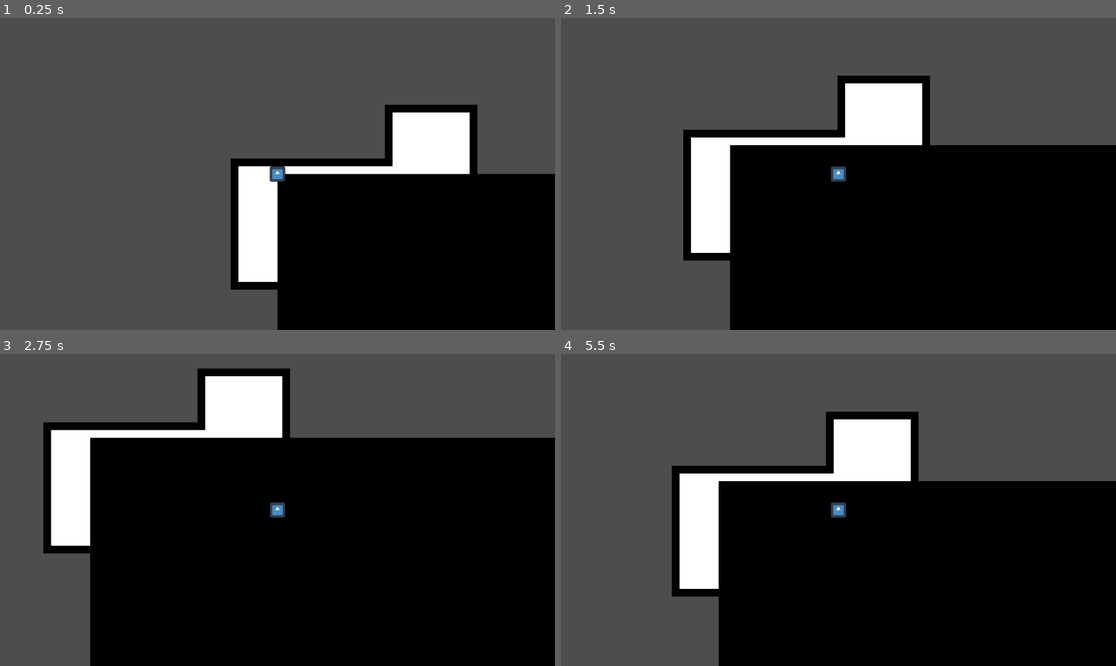
Above: before the commit, frames 1-4 (two rows, left to right).
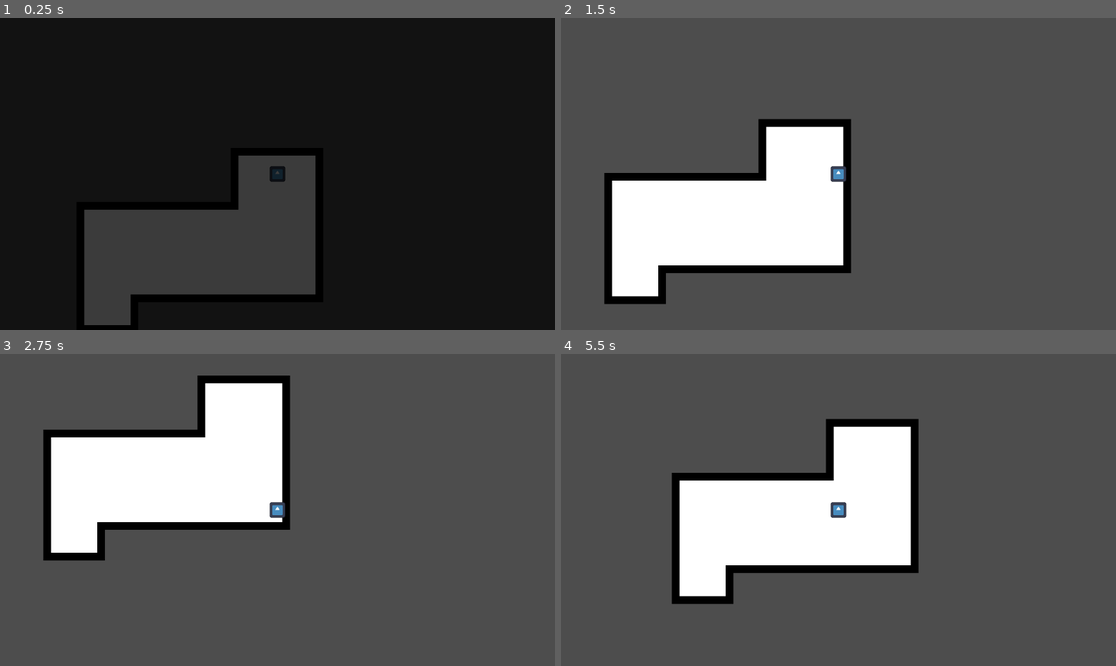
Above: after the commit, the same moments.

Repository: theMimolet/projet-ydays
Game: Godot game, scene res://Scenes/jeu.tscn
Same seed, same stepped clock (60 frames per second), same inputs: the game is played once before the commit and once after it. The engine's default icon, where the game draws it, is replaced by a stand-in: a white triangle on a blue panel in a dark square.
Inputs:
- Up to frame 1 (0.25 s): no input
- Up to frame 2 (1.5 s): hold D (Droite) 0.53-1.28 s; hold S (Bas) from 1.28 s (still down)
- Up to frame 3 (2.75 s): release S (Bas) at 2.03 s; hold D (Droite) from 2.03 s (still down)
- Up to frame 4 (5.5 s): release D (Droite) at 2.78 s; hold W (Haut) 2.78-3.53 s; hold A (Gauche) 3.53-5.03 s; tap Enter at 5 s; hold S (Bas) from 5.03 s (still down)

The runs differ from the first frame. In frame 1, 68% of the frame differs, in the area x 0-100%, y 0-100%; in frame 2, 52%; in frame 3, 62%; in frame 4, 43%.

Commit message:
Ajout de la mécanique de niveaux

Diff:
--- /dev/null
+++ b/Scenes/chunkSwitcher.tscn
@@ -0,0 +1,8 @@
+[gd_scene load_steps=2 format=3 uid="uid://dtwpnedsbtj8t"]
+
+[ext_resource type="Script" uid="uid://cs3wfgxf0axj4" path="res://Scripts/chunkSwitcher.gd" id="1_rqm86"]
+
+[node name="ChunkSwitcher" type="Area2D"]
+script = ExtResource("1_rqm86")
+
+[connection signal="body_entered" from="." to="." method="_on_body_entered"]
--- a/Scenes/niveau1.tscn
+++ b/Scenes/ck-test-1.tscn
@@ -1,6 +1,7 @@
-[gd_scene load_steps=4 format=4 uid="uid://lsuq4yhka3a3"]
+[gd_scene load_steps=6 format=4 uid="uid://lsuq4yhka3a3"]
 
 [ext_resource type="Texture2D" uid="uid://ckchfryvhfo0n" path="res://Tilesets/proto_tiles.png" id="1_c52c1"]
+[ext_resource type="PackedScene" uid="uid://dtwpnedsbtj8t" path="res://Scenes/chunkSwitcher.tscn" id="2_81767"]
 
 [sub_resource type="TileSetAtlasSource" id="TileSetAtlasSource_7wwei"]
 texture = ExtResource("1_c52c1")
@@ -13,9 +14,23 @@
 physics_layer_0/collision_layer = 1
 sources/1 = SubResource("TileSetAtlasSource_7wwei")
 
-[node name="Niveau" type="Node2D"]
+[sub_resource type="RectangleShape2D" id="RectangleShape2D_q8n12"]
+size = Vector2(96, 34)
+
+[node name="Test-1" type="Node2D"]
 
 [node name="TileMapLayer" type="TileMapLayer" parent="."]
 position = Vector2(-1, 0)
 tile_map_data = PackedByteArray("AAD8/wgAAQABAAAAAAAFAAgAAQABAAAAAAAOAPv/AQAAAAAAAAAOAPz/AQAAAAAAAAAOAP3/AQAAAAAAAAAOAP …(8432 unchanged characters)…
 tile_set = SubResource("TileSet_7wwei")
+
+[node name="ChunkSwitcher" parent="." instance=ExtResource("2_81767")]
+position = Vector2(-33, 207)
+chunkToLoad = "uid://brwifbbdn3ob3"
+playerSpawn = Vector2(40, -120)
+
+[node name="CollisionShape2D" type="CollisionShape2D" parent="ChunkSwitcher"]
+shape = SubResource("RectangleShape2D_q8n12")
+
+[node name="Node2D" type="Node2D" parent="."]
+position = Vector2(-33, 131)
--- a/Scenes/niveau2.tscn
+++ b/Scenes/ck-test-2.tscn
@@ -1,6 +1,8 @@
-[gd_scene load_steps=4 format=4 uid="uid://brwifbbdn3ob3"]
+[gd_scene load_steps=7 format=4 uid="uid://brwifbbdn3ob3"]
 
+[ext_resource type="Script" uid="uid://b5g7hbqf022wb" path="res://Scripts/ck_test_2.gd" id="1_6kej8"]
 [ext_resource type="Texture2D" uid="uid://ckchfryvhfo0n" path="res://Tilesets/proto_tiles.png" id="1_bsc1i"]
+[ext_resource type="PackedScene" uid="uid://dtwpnedsbtj8t" path="res://Scenes/chunkSwitcher.tscn" id="2_1c3rt"]
 
 [sub_resource type="TileSetAtlasSource" id="TileSetAtlasSource_7wwei"]
 texture = ExtResource("1_bsc1i")
@@ -13,9 +15,25 @@
 physics_layer_0/collision_layer = 1
 sources/1 = SubResource("TileSetAtlasSource_7wwei")
 
-[node name="Niveau" type="Node2D"]
+[sub_resource type="RectangleShape2D" id="RectangleShape2D_6kej8"]
+size = Vector2(112, 29.979996)
+
+[node name="Test-2" type="Node2D"]
+script = ExtResource("1_6kej8")
 
 [node name="TileMapLayer" type="TileMapLayer" parent="."]
-position = Vector2(-1, 0)
+position = Vector2(-1, 4)
 tile_map_data = PackedByteArray("AAD8/wgAAQAAAAAAAAAFAAgAAQAAAAAAAAD1//z/AQABAAAAAAAFAPj/AQABAAAAAADr/xAAAQAAAAAAAADr/w …(12272 unchanged characters)…
 tile_set = SubResource("TileSet_7wwei")
+
+[node name="ChunkSwitcher" parent="." instance=ExtResource("2_1c3rt")]
+position = Vector2(41.005, -197.98)
+chunkToLoad = "uid://lsuq4yhka3a3"
+playerSpawn = Vector2(-33, 131)
+
+[node name="CollisionShape2D" type="CollisionShape2D" parent="ChunkSwitcher"]
+position = Vector2(-2.005001, 4.9900055)
+shape = SubResource("RectangleShape2D_6kej8")
+
+[node name="Node2D" type="Node2D" parent="."]
+position = Vector2(40, -120)
--- a/Scenes/jeu.tscn
+++ b/Scenes/jeu.tscn
@@ -1,22 +1,84 @@
-[gd_scene load_steps=3 format=3 uid="uid://d3wesmde18u6b"]
+[gd_scene load_steps=7 format=3 uid="uid://d3wesmde18u6b"]
 
 [ext_resource type="PackedScene" uid="uid://d1xvmuswrxu7v" path="res://Scenes/joueur.tscn" id="1_d1ciy"]
-[ext_resource type="PackedScene" uid="uid://lsuq4yhka3a3" path="res://Scenes/niveau1.tscn" id="2_0ias4"]
+[ext_resource type="Script" uid="uid://dhwd5kgfkv56y" path="res://Scripts/changeChunk.gd" id="3_3fugv"]
+
+[sub_resource type="Animation" id="Animation_3fugv"]
+resource_name = "fade-in"
+tracks/0/type = "value"
+tracks/0/imported = false
+tracks/0/enabled = true
+tracks/0/path = NodePath("ChunkManager/Transition:color")
+tracks/0/interp = 1
+tracks/0/loop_wrap = true
+tracks/0/keys = {
+"times": PackedFloat32Array(0, 1),
+"transitions": PackedFloat32Array(1, 1),
+"update": 0,
+"values": [Color(0, 0, 0, 1), Color(0, 0, 0, 0)]
+}
+
+[sub_resource type="Animation" id="Animation_0thx2"]
+length = 0.001
+loop_mode = 1
+tracks/0/type = "value"
+tracks/0/imported = false
+tracks/0/enabled = true
+tracks/0/path = NodePath("ChunkManager/Transition:color")
+tracks/0/interp = 1
+tracks/0/loop_wrap = true
+tracks/0/keys = {
+"times": PackedFloat32Array(0),
+"transitions": PackedFloat32Array(1),
+"update": 0,
+"values": [Color(0, 0, 0, 1)]
+}
+
+[sub_resource type="Animation" id="Animation_hjv83"]
+resource_name = "fade-out"
+tracks/0/type = "value"
+tracks/0/imported = false
+tracks/0/enabled = true
+tracks/0/path = NodePath("ChunkManager/Transition:color")
+tracks/0/interp = 1
+tracks/0/loop_wrap = true
+tracks/0/keys = {
+"times": PackedFloat32Array(0.0333333, 1),
+"transitions": PackedFloat32Array(1, 1),
+"update": 0,
+"values": [Color(0, 0, 0, 0), Color(0, 0, 0, 1)]
+}
+
+[sub_resource type="AnimationLibrary" id="AnimationLibrary_elnyr"]
+_data = {
+&"RESET": SubResource("Animation_0thx2"),
+&"fade-in": SubResource("Animation_3fugv"),
+&"fade-out": SubResource("Animation_hjv83")
+}
 
 [node name="Jeu" type="Node"]
 
 [node name="Niveau" type="Node" parent="."]
 
-[node name="Niveau" parent="Niveau" instance=ExtResource("2_0ias4")]
+[node name="Joueur" parent="." instance=ExtResource("1_d1ciy")]
 
-[node name="Transition" type="ColorRect" parent="."]
+[node name="ChunkManager" type="CanvasLayer" parent="."]
+script = ExtResource("3_3fugv")
+
+[node name="Transition" type="ColorRect" parent="ChunkManager"]
 anchors_preset = 15
 anchor_right = 1.0
 anchor_bottom = 1.0
 grow_horizontal = 2
 grow_vertical = 2
-size_flags_horizontal = 0
-size_flags_vertical = 0
+size_flags_horizontal = 3
+size_flags_vertical = 3
 color = Color(0, 0, 0, 1)
 
-[node name="CharacterBody2D" parent="." instance=ExtResource("1_d1ciy")]
+[node name="Animateur" type="AnimationPlayer" parent="ChunkManager"]
+root_node = NodePath("../..")
+libraries = {
+&"": SubResource("AnimationLibrary_elnyr")
+}
+
+[connection signal="animation_finished" from="ChunkManager/Animateur" to="ChunkManager" method="_on_animateur_animation_finished"]
--- /dev/null
+++ b/Scripts/changeChunk.gd
@@ -0,0 +1,33 @@
+extends CanvasLayer
+
+signal unloadFinished
+
+@onready var niveau : Node = $"../Niveau"
+
+func _ready() -> void:
+	chunkLoad("res://Scenes/ck-test-1.tscn", Vector2(320, -90))
+
+func chunkChange(chunk: String, posJoueur: Vector2) -> void:
+	chunkUnload()
+	await unloadFinished
+	chunkLoad(chunk, posJoueur)
+
+func chunkUnload() -> void:
+	$Animateur.play("fade-out")
+
+func chunkLoad(chunk: String, posJoueur: Vector2) -> void:
+	$Animateur.play("RESET")
+	niveau.add_child(load(chunk).instantiate()) # Charge le chunk au jeu
+	$"../Joueur".position = posJoueur
+	$Animateur.play("fade-in")
+
+func _on_animateur_animation_finished(anim_name: StringName) -> void:
+	match anim_name :
+		"fade-out" :
+			$Animateur.play("RESET")
+			print(niveau.get_children())
+			for child in niveau.get_children() :
+				print(child)
+				child.queue_free()
+				child = null
+			emit_signal("unloadFinished")
--- a/Scripts/character_body_2d.gd
+++ b/Scripts/character_body_2d.gd
@@ -4,25 +4,33 @@
 const SPEED = 300.0
 const JUMP_VELOCITY = -400.0
 
+var canMove = true
 
 func _ready() -> void:
 	#$AnimatedSprite2D.play("new_animation")
-	pass
+	canMove = true
 
-func _physics_process(delta: float) -> void:
-	# Get the input direction and handle the movement/deceleration.
-	# As good practice, you should replace UI actions with custom gameplay actions.
-	var axeX := Input.get_axis("Gauche", "Droite")
-	if axeX:
-		velocity.x = axeX * SPEED
-		#$AnimatedSprite2D.play("walk")
-	else:
-		velocity.x = move_toward(velocity.x, 0, SPEED)
+func _physics_process(_delta: float) -> void:
 
-	var axeY := Input.get_axis("Haut", "Bas")
-	if axeY:
-		velocity.y = axeY * SPEED
-	else:
-		velocity.y = move_toward(velocity.y, 0, SPEED)
+	# ============== MOUVEMENTS ==============
 
-	move_and_slide()
+	if canMove :
+
+		# Mouvement verticaux
+
+		var axeX := Input.get_axis("Gauche", "Droite")
+		if axeX:
+			velocity.x = axeX * SPEED
+			#$AnimatedSprite2D.play("walk")
+		else:
+			velocity.x = move_toward(velocity.x, 0, SPEED)
+
+		# Mouvement horizontaux
+
+		var axeY := Input.get_axis("Haut", "Bas")
+		if axeY:
+			velocity.y = axeY * SPEED
+		else:
+			velocity.y = move_toward(velocity.y, 0, SPEED)
+
+		move_and_slide()
--- /dev/null
+++ b/Scripts/chunkSwitcher.gd
@@ -0,0 +1,12 @@
+extends Area2D
+
+@export_file("*.tscn") var chunkToLoad: String
+@export var playerSpawn : Vector2
+
+# Called when the node enters the scene tree for the first time.
+func _ready() -> void:
+	pass # Replace with function body.
+
+func _on_body_entered(body: Node2D) -> void:
+	if body.name == "Joueur":
+		$"../../../ChunkManager".chunkChange(chunkToLoad, playerSpawn)
--- /dev/null
+++ b/Scripts/ck_test_2.gd
@@ -0,0 +1,6 @@
+extends Node2D
+
+
+# Called when the node enters the scene tree for the first time.
+func _ready() -> void:
+	print(ResourceLoader.exists("res://Scenes/ck-test-1.tscn"))
--- /dev/null
+++ b/Scripts/global.gd
@@ -0,0 +1,7 @@
+extends Node
+
+@export var currentChunk = "res://Scenes/ck-test-1.tscn"
+
+# Called when the node enters the scene tree for the first time.
+func _ready() -> void:
+	pass # Replace with function body.
--- a/project.godot
+++ b/project.godot
@@ -14,6 +14,10 @@
 run/main_scene="uid://d3wesmde18u6b"
 config/features=PackedStringArray("4.5", "GL Compatibility")
 config/icon="res://Textures/icon.svg"
+
+[autoload]
+
+Global="*res://Scripts/global.gd"
 
 [input]
 
@@ -47,3 +51,4 @@
 textures/canvas_textures/default_texture_filter=0
 renderer/rendering_method="gl_compatibility"
 renderer/rendering_method.mobile="gl_compatibility"
+textures/vram_compression/import_etc2_astc=true
Not shown, added: Scripts/changeChunk.gd.uid
Not shown, added: Scripts/chunkSwitcher.gd.uid
Not shown, added: Scripts/ck_test_2.gd.uid
Not shown, added: Scripts/global.gd.uid
